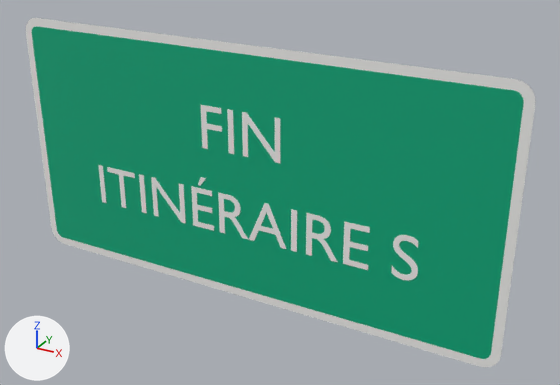
Two versions of the glTF model panneaux/06_D_direction/D69a.glb, one commit apart.
Both versions are drawn from a camera (50 mm lens) standing at (0.835, -1.342, 0.659) and looking at (0.081, 0.03, -0.027). Lighting does not change. The marker at lower left points along +X, +Y and +Z. The older version comes first. Where no turn or scale is listed for an object, it has been applied to the vertices. Vertices at exactly the same position are counted once.

The first picture shows 'D69a_cadre00', 'D69a_fond01', 'D69a_txt02', 'D69a_txt03' and 1 more.
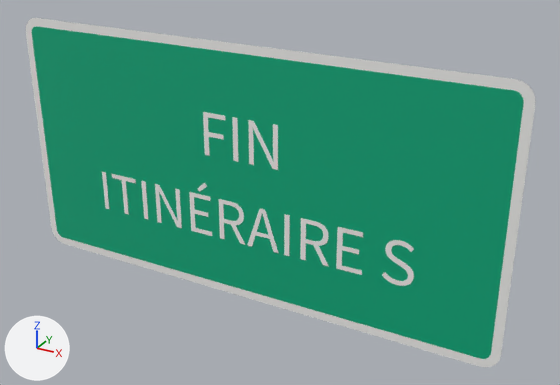
What differs and where, as boxes [x1, y1, x2, y2] in the pictures (560 x 385 px; the box of a moved part takes in the faces that stretch with it):
'D69a_txt03', reshaped: before [98, 165, 419, 281]; after [102, 172, 414, 286]
'D69a_txt02', reshaped: before [201, 105, 280, 163]; after [203, 112, 278, 170]
part 1 of me_t_158, added: after [232, 117, 238, 162]
part 2 of me_t_158, rebuilt (21% narrower): before [242, 112, 280, 163]; after [248, 120, 278, 170]
part 3 of me_t_158, rebuilt (9% wider): before [201, 105, 222, 149]; after [203, 112, 226, 156]
part 4 of me_t_158, deleted: before [227, 109, 234, 154]
part 5 of me_t_159, added: after [284, 214, 290, 256]
part 6 of me_t_159, added: after [141, 181, 148, 219]
part 7 of me_t_159, added: after [102, 172, 109, 209]
part 8 of me_t_159, rebuilt: before [191, 186, 214, 231]; after [189, 192, 212, 236]
part 9 of me_t_159, rebuilt: before [343, 221, 370, 270]; after [336, 227, 363, 275]
part 10 of me_t_159, rebuilt (18% narrower): before [248, 203, 286, 249]; after [247, 209, 278, 253]
part 11 of me_t_159, rebuilt (22% narrower): before [151, 177, 186, 223]; after [155, 184, 182, 228]
part 12 of me_t_159, rebuilt (14% narrower): before [107, 167, 135, 208]; after [112, 174, 136, 214]
part 13 of me_t_159, deleted: before [291, 209, 297, 252]
part 14 of me_t_159, deleted: before [139, 174, 147, 213]
part 15 of me_t_159, deleted: before [98, 165, 107, 203]
part 16 of me_t_159, moved or reshaped: before [391, 235, 419, 281]; after [382, 240, 414, 286]
part 17 of me_t_159, moved or reshaped: before [306, 213, 338, 262]; after [300, 218, 329, 267]
part 18 of me_t_159, moved or reshaped: before [218, 192, 248, 239]; after [197, 183, 245, 245]

The edits, one by one:
me_t_158 is used by ob_d69a_txt02; location (0.0, -0.002, 0.1).
me_t_158 had 48 vertices, 84 faces and spanned x -0.099..0.099, y 0.0, z -0.044..0.056.
me_t_158 now has 104 vertices, 196 faces and spans x -0.093..0.093, y 0.0, z -0.059..0.041.
me_t_158 part 1: a new loose piece, a box spanning x -0.01787..-0.00532, y -0.0002..0.0002, z -0.05948..0.04052, in mat_blanc_retro (white #f3f3f1).
me_t_158 part 2: the loose piece of 20 vertices spanning x 0.006..0.099, y 0.0, z -0.044..0.056 is rebuilt with 76 vertices and now spans x 0.022..0.093, y 0.0, z -0.059..0.041.
me_t_158 part 3: the loose piece of 20 vertices spanning x -0.099..-0.045, y 0.0, z -0.044..0.056 is rebuilt with 20 vertices and now spans x -0.093..-0.036, y 0.0, z -0.059..0.041.
me_t_158 part 4: the loose piece of 8 vertices spanning x -0.03..-0.016, y 0.0, z -0.044..0.056 is deleted.
me_t_159 is used by ob_d69a_txt03; location (0.0, -0.003, -0.1).
me_t_159 had 758 vertices, 1480 faces and spanned x -0.41..0.417, y 0.0, z -0.045..0.084.
me_t_159 now has 776 vertices, 1516 faces and spans x -0.401..0.409, y 0.0, z -0.061..0.073.
me_t_159 part 5: a new loose piece, a box spanning x 0.10948..0.12203, y -0.0002..0.0002, z -0.05948..0.04052, in mat_blanc_retro (white #f3f3f1).
me_t_159 part 6: a new loose piece, a box spanning x -0.27906..-0.26651, y -0.0002..0.0002, z -0.05948..0.04052, in mat_blanc_retro (white #f3f3f1).
me_t_159 part 7: a new loose piece, a box spanning x -0.40075..-0.3882, y -0.0002..0.0002, z -0.05948..0.04052, in mat_blanc_retro (white #f3f3f1).
me_t_159 part 8: the loose piece of 24 vertices spanning x -0.134..-0.076, y 0.0, z -0.044..0.056 is rebuilt with 24 vertices and now spans x -0.14..-0.081, y 0.0, z -0.059..0.041.
me_t_159 part 9: the loose piece of 24 vertices spanning x 0.251..0.309, y 0.0, z -0.044..0.056 is rebuilt with 24 vertices and now spans x 0.236..0.295, y 0.0, z -0.059..0.041.
me_t_159 part 10: the loose piece of 22 vertices spanning x 0.017..0.115, y 0.0, z -0.044..0.057 is rebuilt with 72 vertices and now spans x 0.013..0.095, y 0.0, z -0.059..0.041.
me_t_159 part 11: the loose piece of 20 vertices spanning x -0.249..-0.156, y 0.0, z -0.044..0.056 is rebuilt with 76 vertices and now spans x -0.239..-0.168, y 0.0, z -0.059..0.041.
me_t_159 part 12: the loose piece of 16 vertices spanning x -0.382..-0.299, y 0.0, z -0.044..0.056 is rebuilt with 16 vertices and now spans x -0.37..-0.297, y 0.0, z -0.059..0.041.
me_t_159 part 13: the loose piece of 8 vertices spanning x 0.126..0.14, y 0.0, z -0.044..0.056 is deleted.
me_t_159 part 14: the loose piece of 8 vertices spanning x -0.285..-0.271, y 0.0, z -0.044..0.056 is deleted.
me_t_159 part 15: the loose piece of 8 vertices spanning x -0.41..-0.396, y 0.0, z -0.044..0.056 is deleted.
me_t_159 part 16: 242 vertices removed from x 0.36..0.417, y 0.0, z -0.045..0.057; 294 vertices added at x 0.34..0.409, y 0.0, z -0.061..0.042.
me_t_159 part 17: 2 vertices moved within x 0.216, y 0.0, z 0.013; 186 vertices removed from x 0.163..0.24, y 0.0, z -0.044..0.056; 116 vertices added at x 0.149..0.218, y 0.0, z -0.059..0.041.
me_t_159 part 18: 2 vertices moved within x -0.005, y 0.0, z -0.01; 182 vertices removed from x -0.06..0.017, y 0.0, z -0.044..0.056; 120 vertices added at x -0.118..0.009, y 0.0, z -0.059..0.073.
Other edits to the shape of me_t_159 do not show in these pictures.
